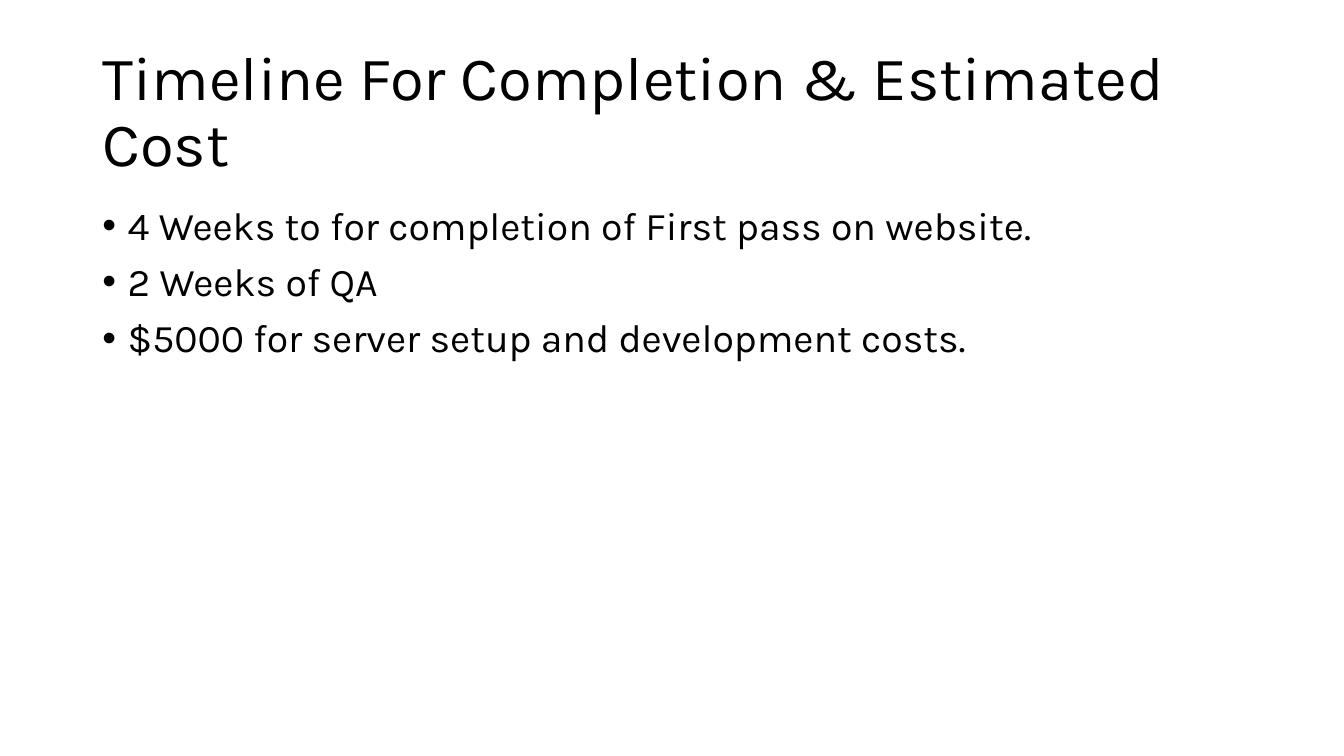
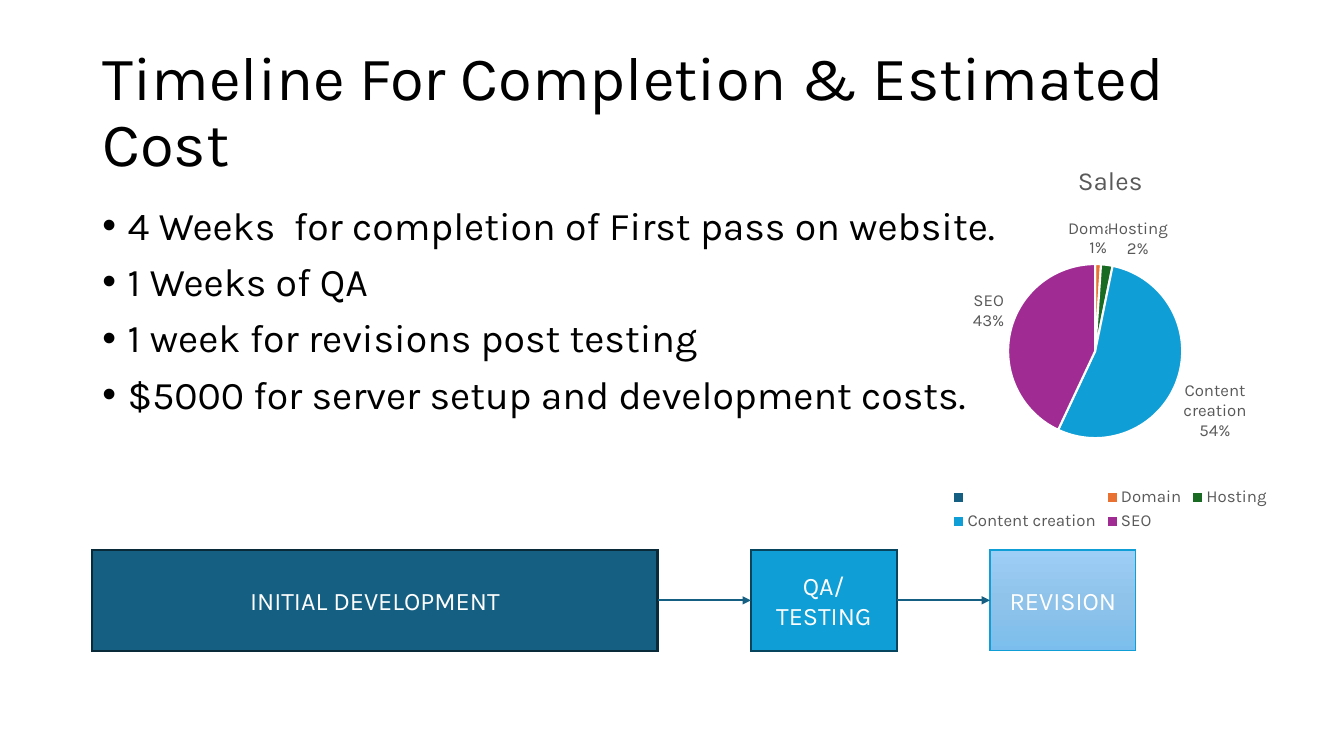
Before and after one commit to CalebStark/Moffat-Bay, a slide deck: slide 13 of Documentation/Prototype Assignment - Group 2.pptx. Drawn at 1344x756 pixels with LibreOffice and Linux fonts; fonts in the diff are those of the drawing. Boxes give left, top, right and bottom in pixels: in the first picture for what was removed or moved away, otherwise in the second. Text is boxed around its words. In the diff, an @@ line names an element or a change of style, - is before the commit and + after.

Commit message:
Updated Timeline and cost slide

```diff
--- a/Documentation/Prototype Assignment - Group 2.pptx
+++ b/Documentation/Prototype Assignment - Group 2.pptx
@@ pie chart added at [847,145,1344,535] @@
+title "Sales"
+categories: , Domain, Hosting, Content creation, SEO
+Sales: -, 1, 2, 54, 43
@@ text at [128,213,995,362]: text changed @@
-• 4 Weeks to for completion of First pass on website.
-• 2 Weeks of QA
+• 4 Weeks for completion of First pass on website.
+• 1 Weeks of QA
+• 1 week for revisions post testing
@@ rectangle added at [93,551,658,651], fill #156082, outline #092A39 1.5 pt, 18 pt, text #FFFFFF @@
+INITIAL DEVELOPMENT
@@ rectangle added at [751,551,897,651], fill #0F9ED5, outline #07455D 1.5 pt, 18 pt, text #FFFFFF @@
+QA/TESTING
@@ rectangle added at [990,551,1136,651], fill gradient #9ECFF5 to #90C4EB to #7CBEED, outline #0F9ED5 1 pt, 18 pt, text #FFFFFF @@
+REVISION
@@ arrow added from (657, 601) to (751, 601), #156082 1.5 pt @@
@@ arrow added from (897, 601) to (990, 601), #156082 1.5 pt @@
```
